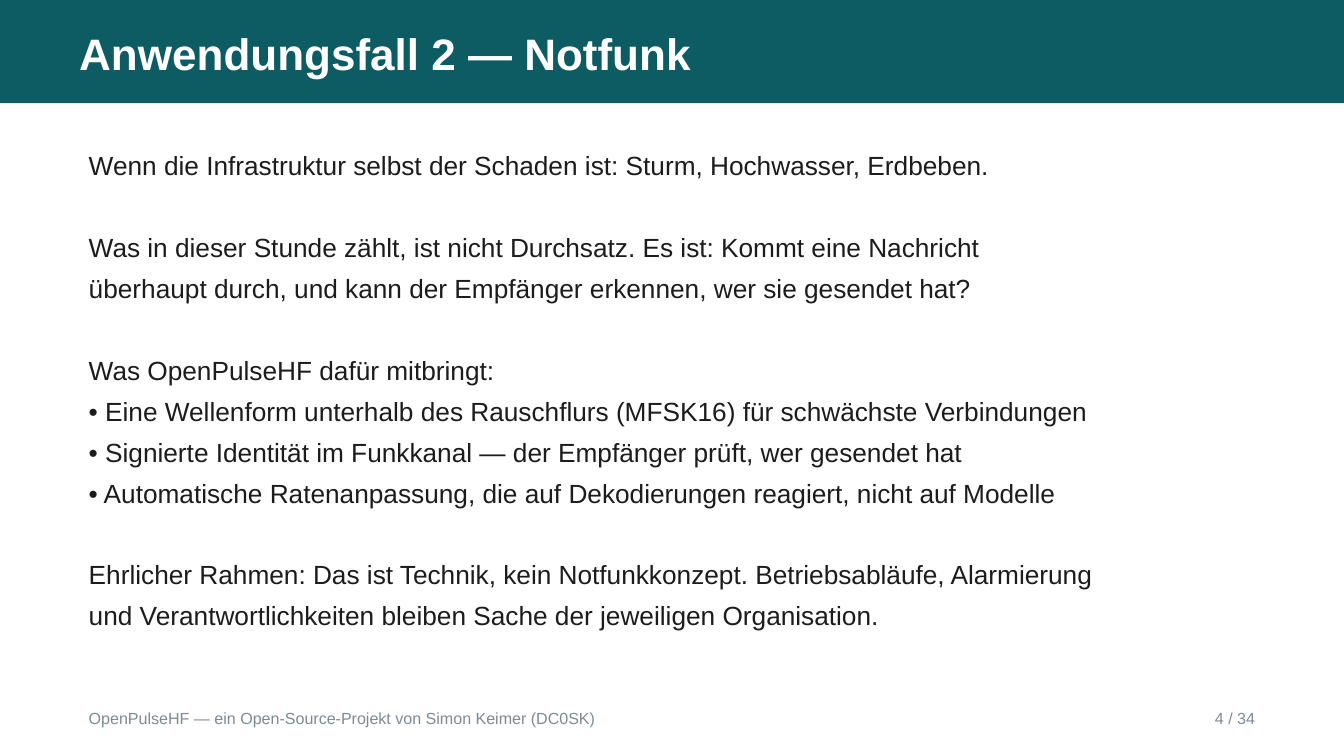
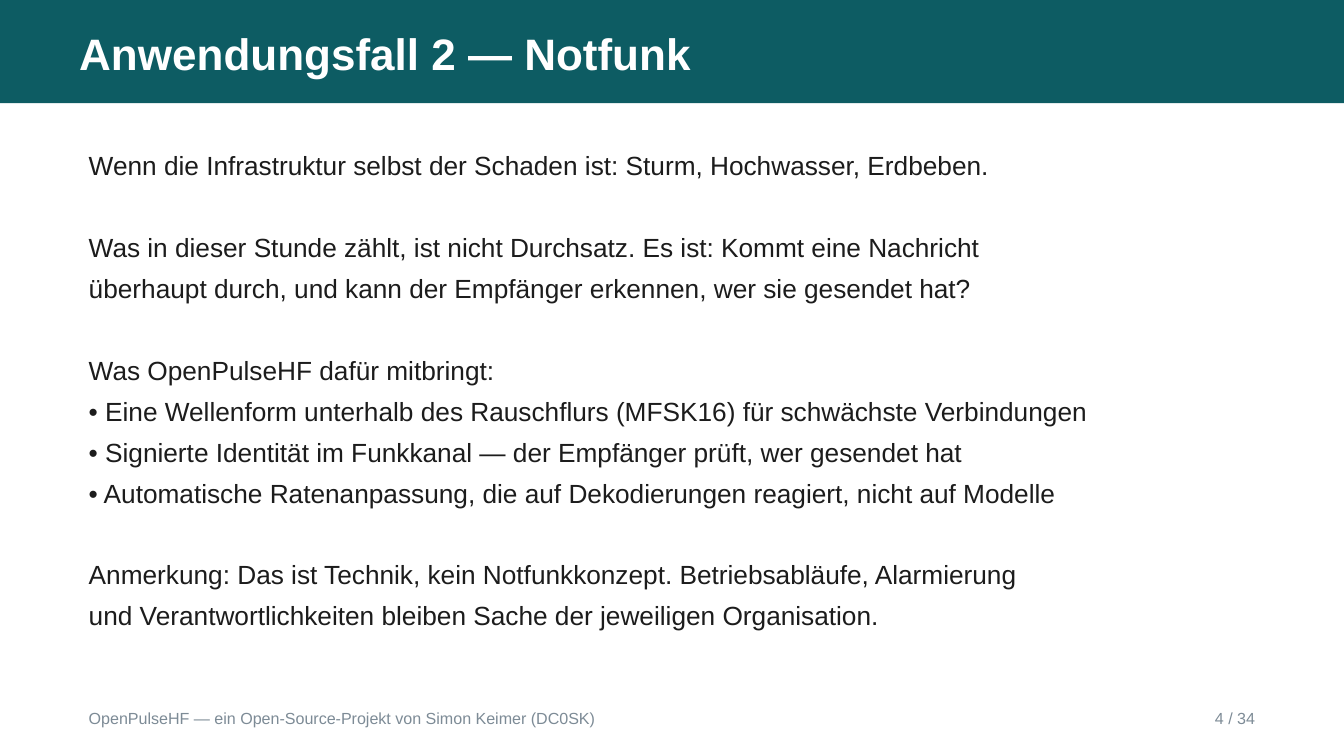
Before and after one commit to dc0sk/OpenPulseHF, a slide deck: slide 7 of docs/presentations/OpenPulseHF-Overview-DE.odp (slide 4 before the commit). Drawn at 1344x756 pixels with LibreOffice and Linux fonts; fonts in the diff are those of the drawing. Boxes give left, top, right and bottom in pixels: in the first picture for what was removed or moved away, otherwise in the second. Text is boxed around its words. In the diff, an @@ line names an element or a change of style, - is before the commit and + after.

```diff
--- a/docs/presentations/OpenPulseHF-Overview-DE.odp
+++ b/docs/presentations/OpenPulseHF-Overview-DE.odp
@@ text at bbox=[89, 565, 1016, 590]: text changed @@
-Ehrlicher Rahmen: Das ist Technik, kein Notfunkkonzept. Betriebsabläufe, Alarmierung
+Anmerkung: Das ist Technik, kein Notfunkkonzept. Betriebsabläufe, Alarmierung
```
Also in this commit, not shown: 5 other slides changed, 3 slides added, 1 other file.
